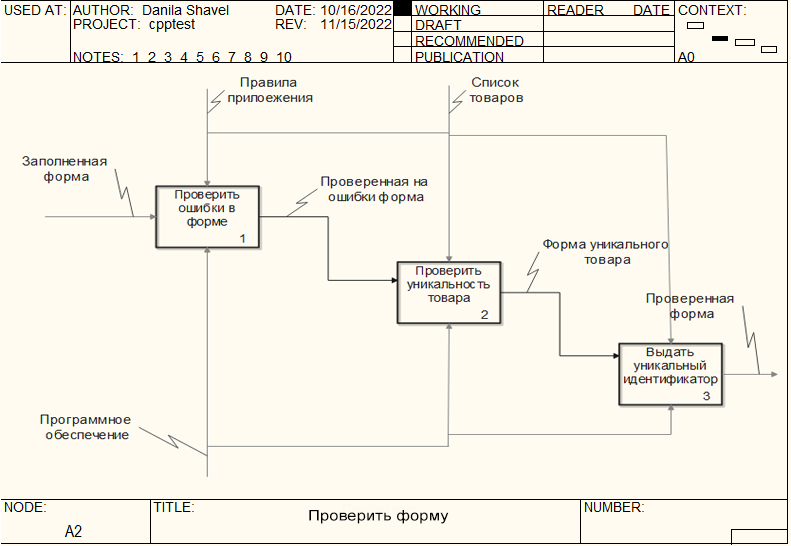
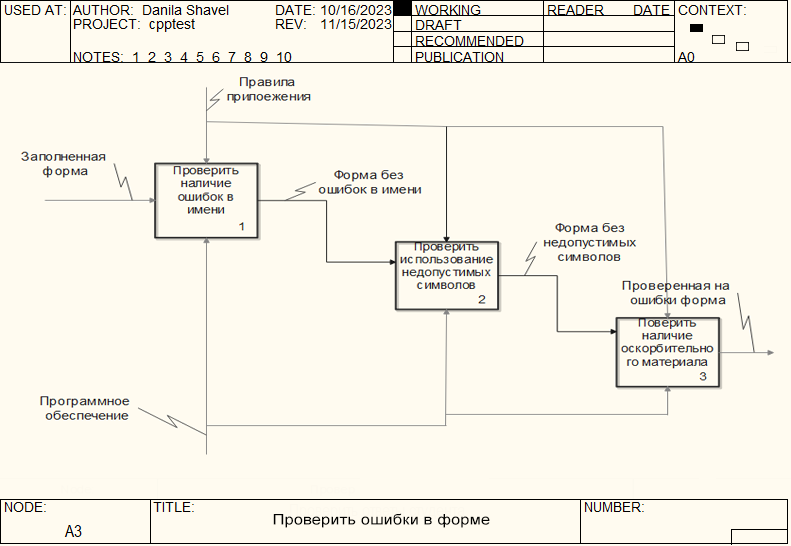
Before/after of a 791 × 546 layered artwork. What changed in the layer stack:
showed group "Group 5" (7 layers) over (x1=0, y1=0, x2=791, y2=546)
added layer "Проверить" (1st of 2, in "Group 5") in group "Group 5" over (x1=273, y1=513, x2=490, y2=528)
added layer "3date" (1st of 12, in "Group 5") in group "Group 5" over (x1=382, y1=19, x2=392, y2=29)
added layer "3date" (2nd of 12, in "Group 5") in group "Group 5" over (x1=382, y1=5, x2=392, y2=15)
added layer "Layer 10" in group "Group 5" over (x1=687, y1=22, x2=764, y2=53)
painted on "5" (1st of 2, in "Group 5") over (x1=0, y1=22, x2=791, y2=519)
added layer "Line 4" in group "Group 5" over (x1=0, y1=61, x2=791, y2=63)
added layer "Layer 11" in group "Group 5" over (x1=0, y1=62, x2=791, y2=546)
hid group "Group 4" (5 layers) over (x1=0, y1=0, x2=791, y2=546)
hid "4" over (x1=1, y1=5, x2=791, y2=537)
